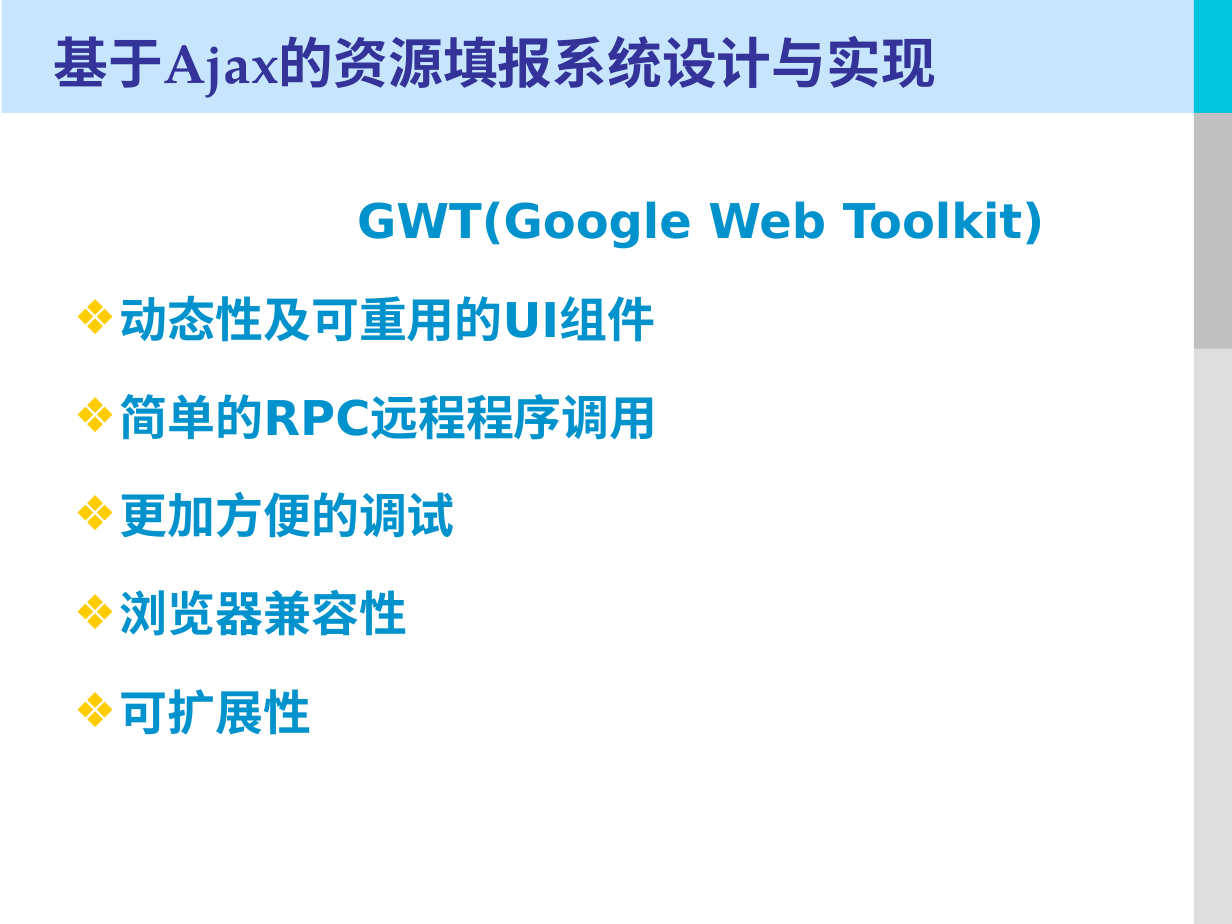
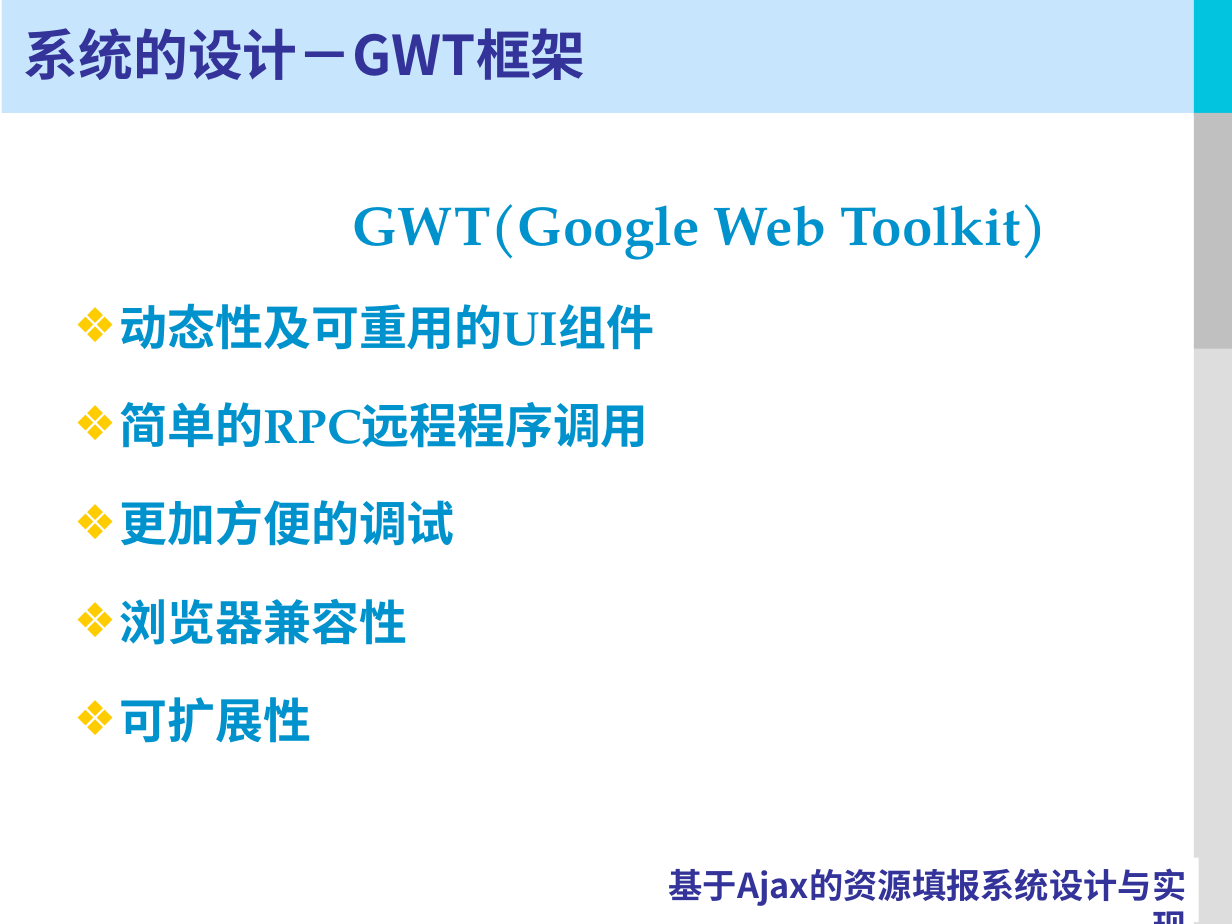
Before and after one commit to ruikaka16/resourcesystem, a slide deck: slide 9 of buaa/project/doc/毕设答辩.ppt (slide 8 before the commit). Drawn at 1232x924 pixels with LibreOffice and Linux fonts; fonts in the diff are those of the drawing. Boxes give left, top, right and bottom in pixels: in the first picture for what was removed or moved away, otherwise in the second. Text is boxed around its words. In the diff, an @@ line names an element or a change of style, - is before the commit and + after.

```diff
--- a/buaa/project/doc/毕设答辩.ppt
+++ b/buaa/project/doc/毕设答辩.ppt
@@ title at bbox=[24, 28, 586, 80]: text changed @@
-基于Ajax的资源填报系统设计与实现
+系统的设计－GWT框架
@@ text at bbox=[120, 204, 1048, 448]: size 28 to 32 pt in "GWT(Google Web Toolkit)"; font DejaVu Sans to TeX Gyre Pagella in "GWT(Google Web Toolkit)", "动态性及可重用的UI组件", "简单的RPC远程程序调用"; more space between paragraphs @@
@@ text added at bbox=[669, 868, 1187, 906], 20 pt, text #333399, bold @@
+基于Ajax的资源填报系统设计与实现
```
Also in this commit, not shown: 5 other slides changed, 21 slides added, 12 slides removed, 1 other file.
